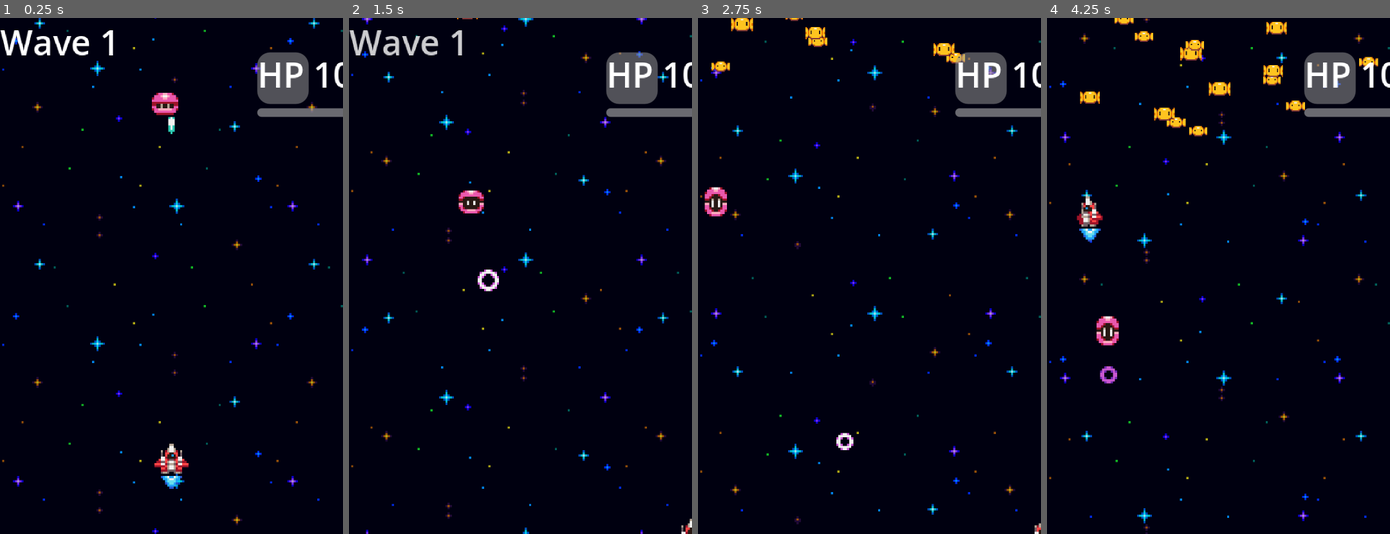
Above: before the commit, frames 1-4 (left to right).
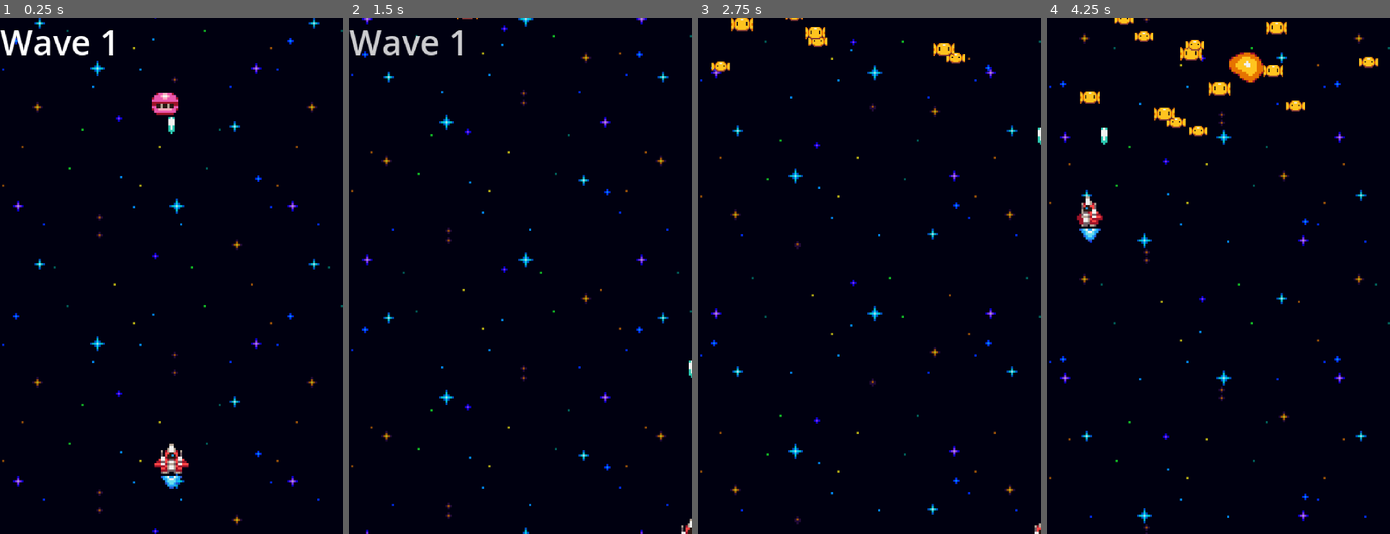
Above: after the commit, the same moments.

Repository: Nicolasult/SpaceShooterPOC
Game: Godot game, scene res://level_a.tscn
The game is run twice, just before and just after one commit, with the same random seed, the same clock (stepped at 60 frames per second) and the same inputs.
Inputs:
- Up to frame 1 (0.25 s): no input
- Up to frame 2 (1.5 s): hold Right (ui_right) 0.53-1.28 s; hold Down (ui_down) from 1.28 s (still down)
- Up to frame 3 (2.75 s): release Down (ui_down) at 2.03 s; hold Right (ui_right) from 2.03 s (still down)
- Up to frame 4 (4.25 s): release Right (ui_right) at 2.78 s; hold Up (ui_up) 2.78-3.53 s; hold Left (ui_left) from 3.53 s (still down)

The runs differ from the first frame. In frame 1, 2.0% of the frame differs, in the area x 74-100%, y 6-20%; in frame 2, 2.5%; in frame 3, 2.5%; in frame 4, 3.1%, in the area x 14-100%, y 6-71%.

Commit message:
add money spawn and pick up logic

Diff:
--- /dev/null
+++ b/content/collectibles/money.gd
@@ -0,0 +1,37 @@
+extends Area2D
+class_name MoneyPickup
+
+@export var speed_down: float = 140.0
+@export var value: int = 1
+@export var lifetime: float = 6.0
+
+@onready var _anim: AnimatedSprite2D = $AnimatedSprite2D
+var _t: float = 0.0
+
+func _ready() -> void:
+	if not is_connected("area_entered", Callable(self, "_on_area_entered")):
+		connect("area_entered", Callable(self, "_on_area_entered"))
+	if _anim and _anim.sprite_frames:
+		_anim.play()
+
+func _physics_process(dt: float) -> void:
+	# Descente simple
+	global_position.y += speed_down * dt
+
+	# Timer / hors écran bas
+	_t += dt
+	var rect: Rect2 = get_viewport().get_visible_rect()
+	if _t >= lifetime or global_position.y > rect.end.y + 48.0:
+		queue_free()
+
+func _on_area_entered(a: Area2D) -> void:
+	# On valide que l'Area appartient au Player (group "player")
+	var owner_node: Node = a.get_parent()
+	if owner_node and owner_node.is_in_group("player"):
+		var prog := get_node_or_null("/root/Progression")
+		if prog and prog.has_method("add_coins"):
+			prog.add_coins(value)
+		queue_free()
+
+func set_value(v: int) -> void:
+	value = v
--- a/content/collectibles/money.tscn
+++ b/content/collectibles/money.tscn
@@ -1,42 +1,49 @@
-[gd_scene load_steps=12 format=3 uid="uid://bptum0elqakp7"]
+[gd_scene load_steps=13 format=3 uid="uid://bptum0elqakp7"]
 
+[ext_resource type="Script" uid="uid://dmoj031leyhm0" path="res://content/collectibles/money.gd" id="1_4tlcy"]
 [ext_resource type="Texture2D" uid="uid://bsglxn801grn3" path="res://assets/animated_items_outline.png" id="1_jdyoj"]
+
+[sub_resource type="CircleShape2D" id="CircleShape2D_jdyoj"]
+radius = 12.0
+
+[sub_resource type="AtlasTexture" id="AtlasTexture_jdyoj"]
+atlas = ExtResource("1_jdyoj")
+region = Rect2(0, 0, 32, 32)
 
 [sub_resource type="AtlasTexture" id="AtlasTexture_4tlcy"]
 atlas = ExtResource("1_jdyoj")
-region = Rect2(0, 0, 32, 32)
+region = Rect2(32, 0, 32, 32)
 
 [sub_resource type="AtlasTexture" id="AtlasTexture_m4som"]
 atlas = ExtResource("1_jdyoj")
-region = Rect2(32, 0, 32, 32)
+region = Rect2(64, 0, 32, 32)
 
 [sub_resource type="AtlasTexture" id="AtlasTexture_awhtv"]
 atlas = ExtResource("1_jdyoj")
-region = Rect2(64, 0, 32, 32)
+region = Rect2(96, 0, 32, 32)
 
 [sub_resource type="AtlasTexture" id="AtlasTexture_kql8w"]
 atlas = ExtResource("1_jdyoj")
-region = Rect2(96, 0, 32, 32)
+region = Rect2(128, 0, 32, 32)
 
 [sub_resource type="AtlasTexture" id="AtlasTexture_qavyl"]
 atlas = ExtResource("1_jdyoj")
-region = Rect2(128, 0, 32, 32)
+region = Rect2(160, 0, 32, 32)
 
 [sub_resource type="AtlasTexture" id="AtlasTexture_804m4"]
 atlas = ExtResource("1_jdyoj")
-region = Rect2(160, 0, 32, 32)
+region = Rect2(192, 0, 32, 32)
 
 [sub_resource type="AtlasTexture" id="AtlasTexture_qog44"]
 atlas = ExtResource("1_jdyoj")
-region = Rect2(192, 0, 32, 32)
-
-[sub_resource type="AtlasTexture" id="AtlasTexture_v3jk7"]
-atlas = ExtResource("1_jdyoj")
 region = Rect2(224, 0, 32, 32)
 
-[sub_resource type="SpriteFrames" id="SpriteFrames_uqaoh"]
+[sub_resource type="SpriteFrames" id="SpriteFrames_v3jk7"]
 animations = [{
 "frames": [{
+"duration": 1.0,
+"texture": SubResource("AtlasTexture_jdyoj")
+}, {
 "duration": 1.0,
 "texture": SubResource("AtlasTexture_4tlcy")
 }, {
@@ -57,23 +64,22 @@
 }, {
 "duration": 1.0,
 "texture": SubResource("AtlasTexture_qog44")
-}, {
-"duration": 1.0,
-"texture": SubResource("AtlasTexture_v3jk7")
 }],
 "loop": true,
 "name": &"default",
 "speed": 8.0
 }]
 
-[sub_resource type="CircleShape2D" id="CircleShape2D_jdyoj"]
-radius = 11.0454
+[node name="Money" type="Area2D"]
+scale = Vector2(0.4, 0.4)
+collision_layer = 16
+script = ExtResource("1_4tlcy")
+speed_down = 60.0
+lifetime = 12.0
 
-[node name="Money" type="AnimatedSprite2D"]
-sprite_frames = SubResource("SpriteFrames_uqaoh")
+[node name="CollisionShape2D" type="CollisionShape2D" parent="."]
+shape = SubResource("CircleShape2D_jdyoj")
+
+[node name="AnimatedSprite2D" type="AnimatedSprite2D" parent="."]
+sprite_frames = SubResource("SpriteFrames_v3jk7")
 autoplay = "default"
-
-[node name="Area2D" type="Area2D" parent="."]
-
-[node name="CollisionShape2D" type="CollisionShape2D" parent="Area2D"]
-shape = SubResource("CircleShape2D_jdyoj")
--- a/content/enemies/enemy.gd
+++ b/content/enemies/enemy.gd
@@ -2,6 +2,10 @@
 
 @export var explosion_scene: PackedScene
 @export var movement: Movement
+
+@export_range(0.0, 1.0, 0.01) var coin_drop_chance: float = 0.25
+@export var coin_scene: PackedScene
+@export var coin_value: int = 1
 
 @onready var hp: Node = $Health
 
@@ -21,4 +25,13 @@
 		var fx = explosion_scene.instantiate()
 		fx.global_position = global_position
 		get_tree().current_scene.add_child(fx)
+
+	if coin_scene and randf() < coin_drop_chance:
+		var coin := coin_scene.instantiate() as Node2D
+		if coin:
+			coin.global_position = global_position
+			if coin.has_method("set_value"):
+				coin.call("set_value", coin_value)
+			get_tree().current_scene.add_child(coin)
+
 	queue_free()
--- a/content/enemies/enemy.tscn
+++ b/content/enemies/enemy.tscn
@@ -6,6 +6,7 @@
 [ext_resource type="Script" uid="uid://cw3ik2hgi14rl" path="res://gameplay/combat/health.gd" id="2_def8a"]
 [ext_resource type="Script" uid="uid://dyqq32q5pt06y" path="res://gameplay/combat/damageable.gd" id="3_usgvq"]
 [ext_resource type="Script" uid="uid://lt4wwx56ce3x" path="res://gameplay/combat/stats.gd" id="4_12jub"]
+[ext_resource type="PackedScene" uid="uid://bptum0elqakp7" path="res://content/collectibles/money.tscn" id="4_pdesj"]
 [ext_resource type="Script" uid="uid://c70byhn0vmj56" path="res://gameplay/combat/damagedealer.gd" id="5_m00fi"]
 [ext_resource type="Script" uid="uid://bm4fadgab7o8f" path="res://gameplay/visual/scale_component.gd" id="6_btayh"]
 [ext_resource type="Script" uid="uid://cxtc1sqvwjas7" path="res://gameplay/visual/flash_component.gd" id="7_1wxnl"]
@@ -17,6 +18,7 @@
 script = ExtResource("1_ggs1w")
 explosion_scene = ExtResource("2_1wxnl")
 movement = ExtResource("2_12jub")
+coin_scene = ExtResource("4_pdesj")
 
 [node name="Damageable" type="Area2D" parent="."]
 collision_layer = 4
--- a/content/player/player.tscn
+++ b/content/player/player.tscn
@@ -157,8 +157,8 @@
 
 [node name="Stats" type="Node" parent="."]
 script = ExtResource("4_i4jjh")
-damage = 50.0
-fire_rate = 0.0
+damage = 100.0
+fire_rate = 3.0
 
 [node name="ScaleComponent" type="Node" parent="."]
 script = ExtResource("8_rmk25")
--- /dev/null
+++ b/level_a.gd
@@ -0,0 +1,6 @@
+extends Node2D
+
+func _ready() -> void:
+	var prog := get_node_or_null("/root/Progression")
+	if prog and prog.has_method("reset_run_coins"):
+		prog.reset_run_coins()
--- a/level_a.tscn
+++ b/level_a.tscn
@@ -1,5 +1,6 @@
-[gd_scene load_steps=12 format=3 uid="uid://by3mhndoqjshx"]
+[gd_scene load_steps=13 format=3 uid="uid://by3mhndoqjshx"]
 
+[ext_resource type="Script" uid="uid://c8yrmck8mr0kj" path="res://level_a.gd" id="1_cok7h"]
 [ext_resource type="PackedScene" uid="uid://bexqof1csimsb" path="res://gameplay/spawning/spawner.tscn" id="1_frwqc"]
 [ext_resource type="Script" uid="uid://dv3wx3aqf8rns" path="res://gameplay/spawning/wave.gd" id="2_n6cyk"]
 [ext_resource type="Resource" uid="uid://dn52loom37b8e" path="res://gameplay/spawning/level_a/wave_a1/wave1.tres" id="4_va7m1"]
@@ -13,8 +14,10 @@
 [ext_resource type="PackedScene" uid="uid://qkqmthai0gcw" path="res://content/ui/hud_health.tscn" id="11_np7es"]
 
 [node name="LevelA" type="Node2D"]
+script = ExtResource("1_cok7h")
 
 [node name="HUDHealth" parent="." instance=ExtResource("11_np7es")]
+visible = false
 
 [node name="SpaceBackground" parent="." instance=ExtResource("7_w3qxq")]
 
@@ -42,3 +45,4 @@
 
 [node name="PurpleEnemy" parent="." instance=ExtResource("10_f0rif")]
 position = Vector2(77, 26)
+coin_scene = null
--- a/systems/progression.gd
+++ b/systems/progression.gd
@@ -1,6 +1,7 @@
 extends Node
 
 signal difficulty_changed(new_difficulty: String)
+signal coins_changed(run: int, total: int)
 
 var _save_path: String = "user://save.json"
 
@@ -8,8 +9,12 @@
 var unlocked_level: int = 1
 var best_times: Dictionary = {}    # ex: {"L1:Normal": 32.5}
 
+var coins_run: int = 0      # gagné depuis le début du niveau courant
+var coins_total: int = 0
+
 func _ready() -> void:
 	load_save()
+	randomize()
 
 func get_difficulty() -> String:
 	return difficulty
@@ -58,3 +63,14 @@
 			difficulty = str(res.get("difficulty", "Normal"))
 			unlocked_level = int(res.get("unlocked_level", 1))
 			best_times = res.get("best_times", {})
+
+func reset_run_coins() -> void:
+	coins_run = 0
+	emit_signal("coins_changed", coins_run, coins_total)
+
+func add_coins(v: int) -> void:
+	if v <= 0:
+		return
+	coins_run += v
+	coins_total += v
+	emit_signal("coins_changed", coins_run, coins_total)
--- a/test_level.tscn
+++ b/test_level.tscn
@@ -12,13 +12,16 @@
 position = Vector2(35, 24)
 collision_layer = 1
 collision_mask = 1
+coin_scene = null
 
 [node name="GreenEnemy2" parent="." instance=ExtResource("1_gojnm")]
 position = Vector2(81, 20)
 collision_layer = 1
 collision_mask = 1
+coin_scene = null
 
 [node name="GreenEnemy3" parent="." instance=ExtResource("1_gojnm")]
 position = Vector2(121, 21)
 collision_layer = 1
 collision_mask = 1
+coin_scene = null
Not shown, added: content/collectibles/money.gd.uid
Not shown: 1 places in content/enemies/enemy.tscn that only renumber resources
Not shown, added: level_a.gd.uid
